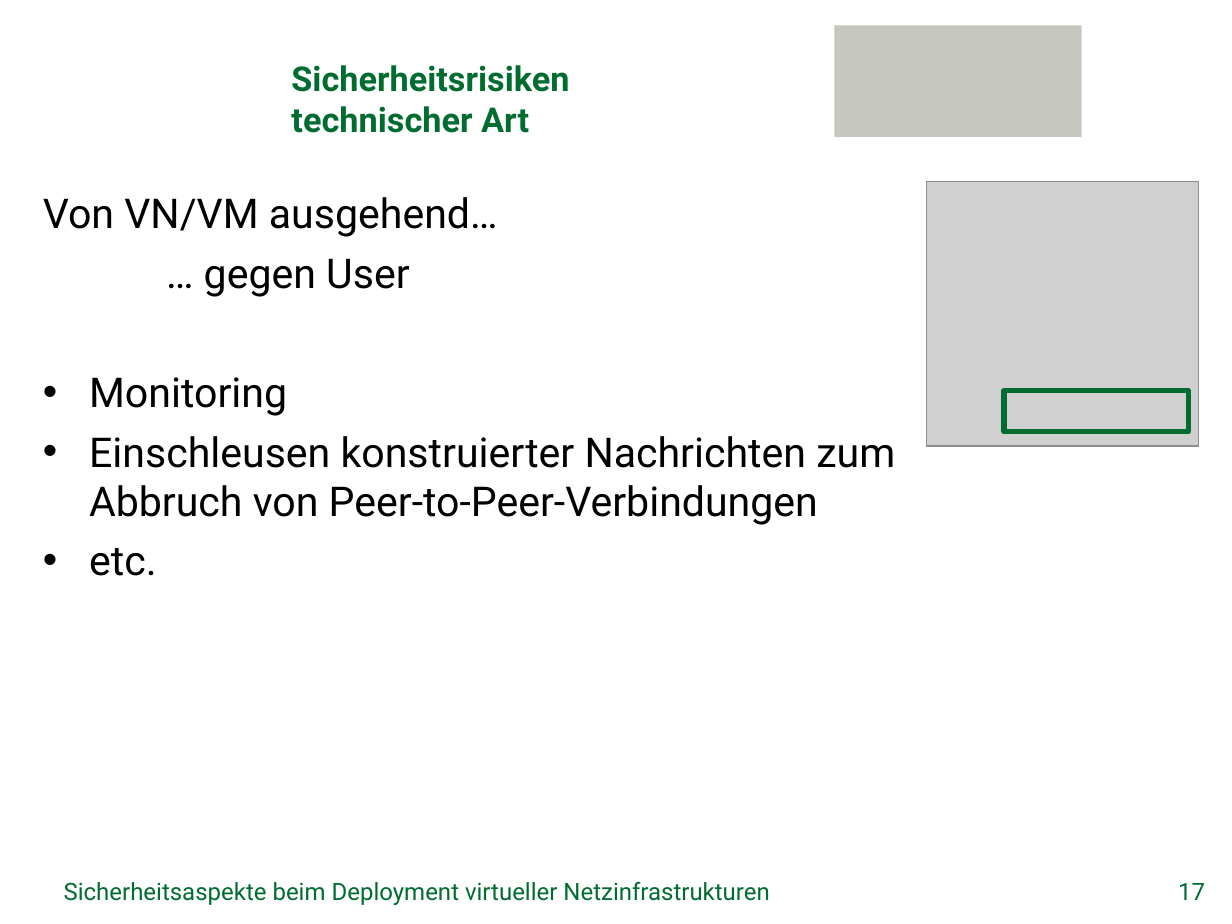
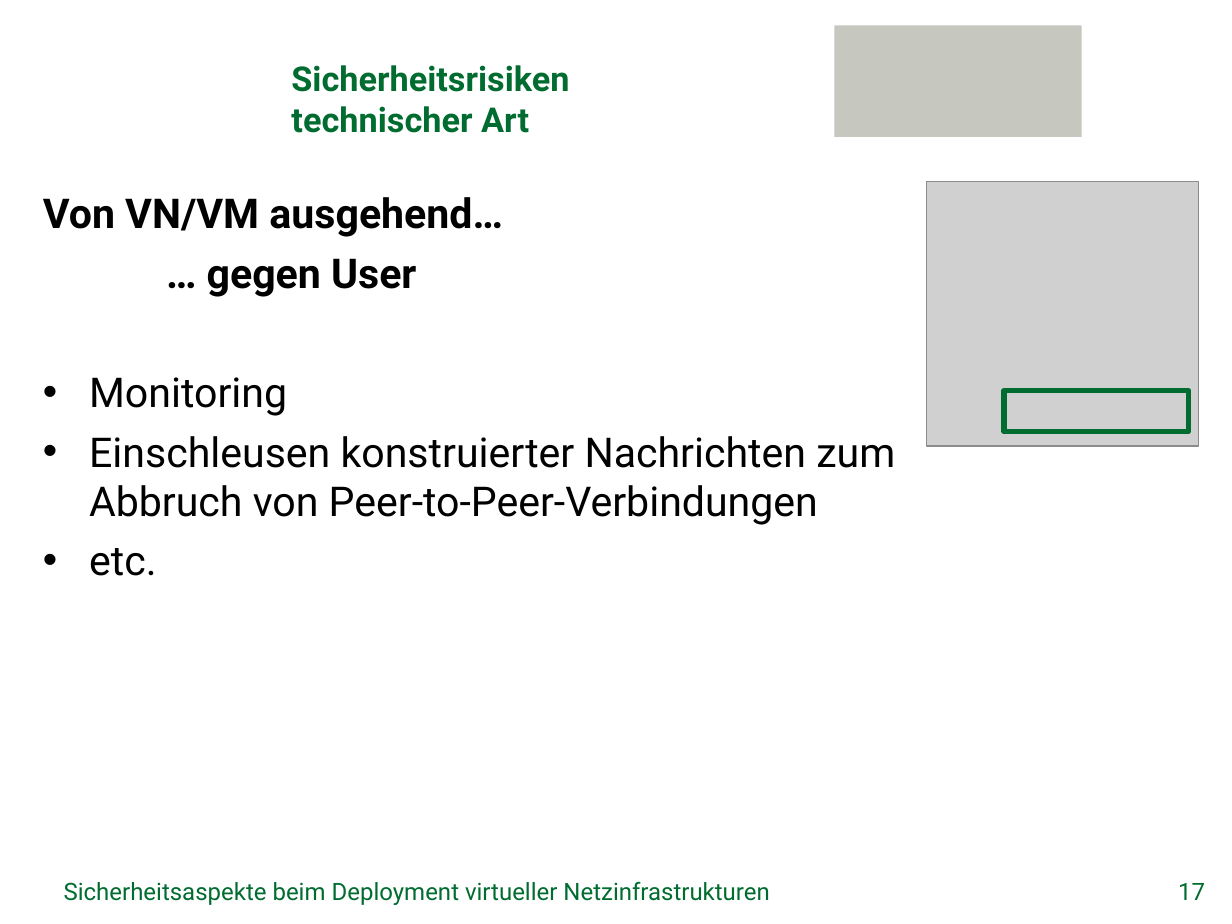
Before and after one commit to GeGroe/timvs, a slide deck: slide 17 of Referat/PowerPoint/TimvS_SVNE.pptx. Drawn at 1232x924 pixels with LibreOffice and Linux fonts; fonts in the diff are those of the drawing; grey boxes stand for pictures; background and template pictures are left out. Boxes give left, top, right and bottom in pixels: in the first picture for what was removed or moved away, otherwise in the second. Text is boxed around its words. In the diff, an @@ line names an element or a change of style, - is before the commit and + after.

```diff
--- a/Referat/PowerPoint/TimvS_SVNE.pptx
+++ b/Referat/PowerPoint/TimvS_SVNE.pptx
@@ text at (x1=43, y1=197, x2=503, y2=297): bold on in "Von VN/VM ausgehend…", "… gegen User" @@
```
Also in this commit, not shown: 6 other slides changed, 1 other file.
